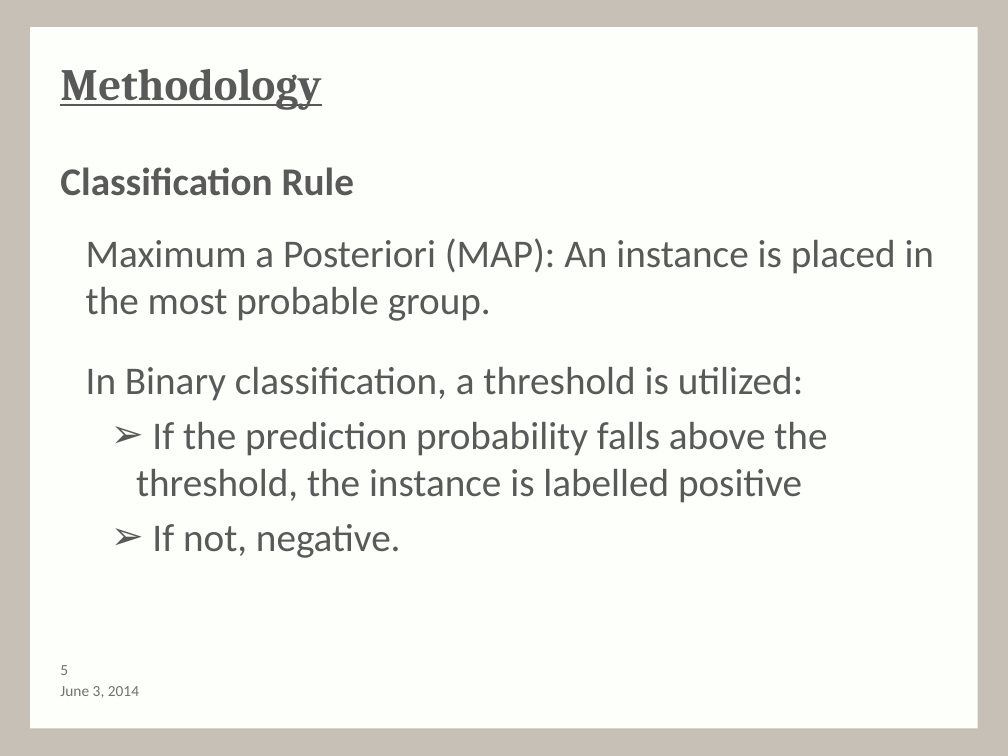
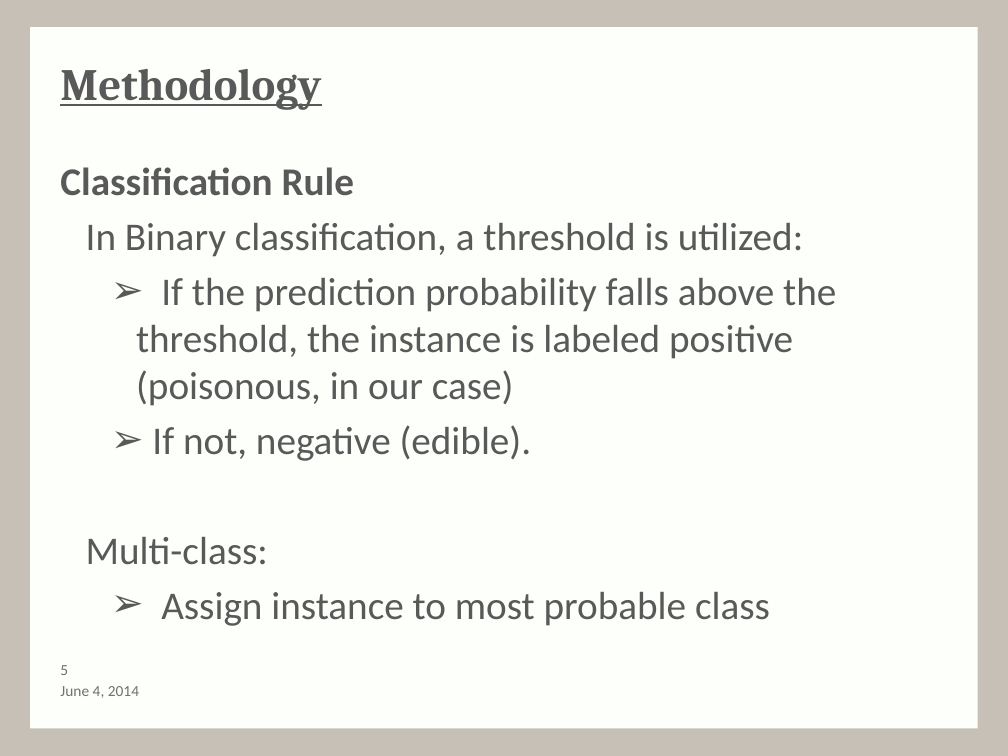
Before and after one commit to MartinGuyer/Project3ML, a slide deck: slide 6 of Presentation/presentation-draft.pptx. Drawn at 1008x756 pixels with LibreOffice and Linux fonts; fonts in the diff are those of the drawing; background and template pictures are left out. Boxes give left, top, right and bottom in pixels: in the first picture for what was removed or moved away, otherwise in the second. Text is boxed around its words. In the diff, an @@ line names an element or a change of style, - is before the commit and + after.

```diff
--- a/Presentation/presentation-draft.pptx
+++ b/Presentation/presentation-draft.pptx
@@ text at bbox=[86, 238, 935, 321]: paragraph removed @@
-  Maximum a Posteriori (MAP): An instance is placed in the most probable group.
@@ text at bbox=[86, 278, 836, 626]: text changed @@
-    ➢ If the prediction probability falls above the threshold, the instance is labelled positive
-    ➢ If not, negative.
+    ➢ If the prediction probability falls above the threshold, the instance is labeled positive (poisonous, in our case)
+    ➢ If not, negative (edible).
+  Multi-class:
+    ➢ Assign instance to most probable class
@@ text at bbox=[60, 686, 139, 698]: text changed @@
-June 3, 2014
+June 4, 2014
```
Also in this commit, not shown: 17 other slides changed.
